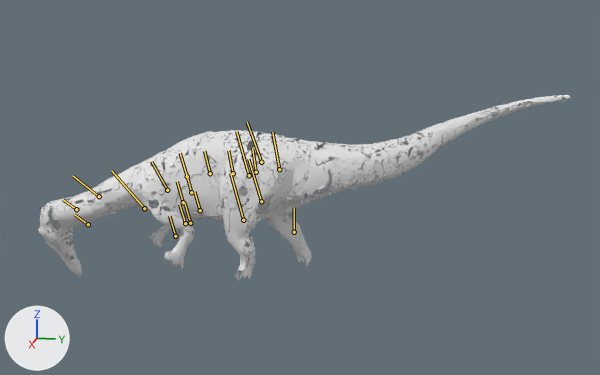
What one commit did to the glTF model bichos/modelos/barionix.glb.
Before and after are seen from a 50 mm lens placed at (11.92, 2.19, 4.3), pointed at (-0.32, -0.26, 1.24). The axes (+X, +Y, +Z) are drawn at lower left. The lights are the same throughout. The first picture is the older version. Both versions are drawn at frame 23 of the action 'atacar'; the numbers are the values there. The bones that change, and the others that lie on the model, are drawn over the model as lines.

Names of what the first picture shows: 'barionix_malha_0'.
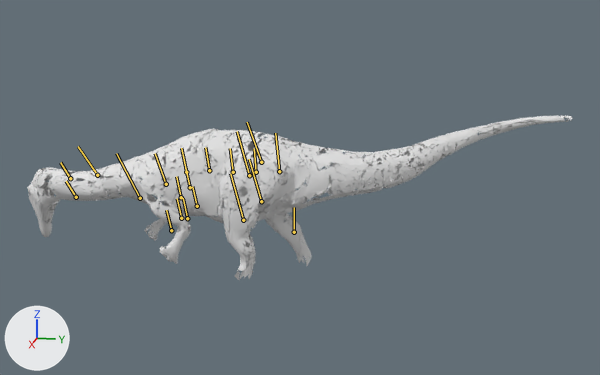
Changed parts and their boxes [x1, y1, x2, y2] in the pictures (600 x 375 px):
'barionix_malha_0', posed (11% shorter)
    before: [38, 95, 570, 280]
    after: [27, 116, 573, 280]
bone 'quadril', root to tip
    before: (256, 172) to (252, 148)
    after: (256, 172) to (254, 148)
bone 'pescoco_1', root to tip
    before: (167, 190) to (151, 161)
    after: (166, 184) to (155, 153)
bone 'pescoco_2', root to tip
    before: (144, 208) to (111, 170)
    after: (140, 198) to (116, 153)
bone 'pescoco_3', root to tip
    before: (99, 196) to (72, 175)
    after: (97, 175) to (78, 146)
bone 'cabeca', root to tip
    before: (76, 209) to (63, 199)
    after: (70, 178) to (60, 162)
bone 'coxa_E', root to tip
    before: (249, 175) to (236, 131)
    after: (249, 175) to (237, 131)

What the commit changed:
Bone 'quadril' (bone_quadril) turns from (8, 3, 0) to (4, 3, 0) degrees about its own x, y and z.
Bone 'pescoco_1' (bone_pescoco_1) turns from (13, -6, -1) to (7, -6, -1) degrees about its own x, y and z.
Bone 'pescoco_2' (bone_pescoco_2) turns from (13, -6, -1) to (7, -6, -1) degrees about its own x, y and z.
Bone 'pescoco_3' (bone_pescoco_3) turns from (13, -6, -1) to (7, -6, -1) degrees about its own x, y and z.
Bone 'cabeca' (bone_cabeca) turns from (15, -11, 12) to (9, -10, 13) degrees about its own x, y and z.
Bone 'coxa_E' (bone_coxa_e) turns from (8, 0, 0) to (11, 0, 0) degrees about its own x, y and z.
Bone 'coxa_D' (bone_coxa_d) turns from (12, 0, 0) to (16, 0, 0) degrees about its own x, y and z.
